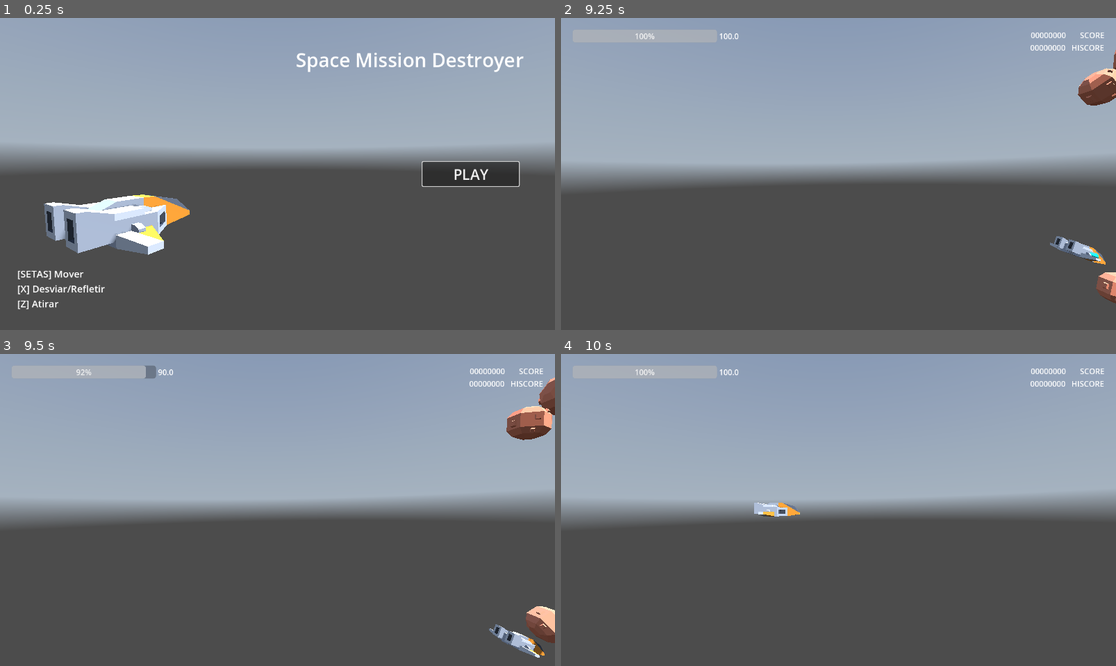
Above: before the commit, frames 1-4 (two rows, left to right).
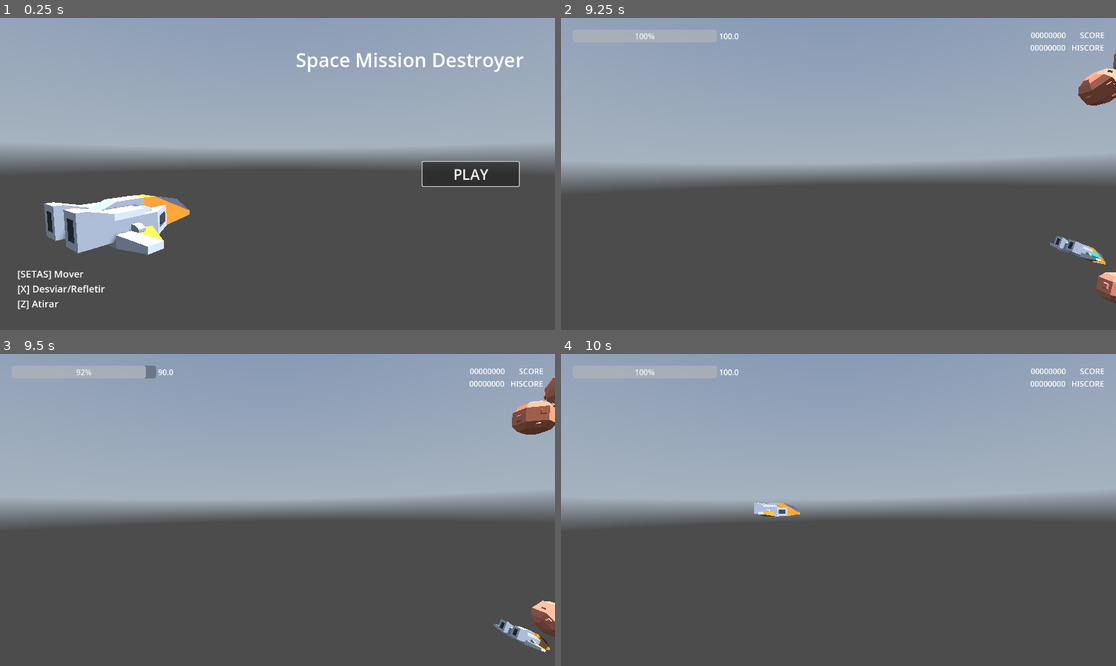
Above: after the commit, the same moments.

Repository: thomz2/smd-space-shooter
Game: Godot game, scene res://scenes/screens/main_menu.tscn
Two runs of this game, one before a commit and one after it. Both use one fixed random seed, a clock stepped at 60 frames per second and the inputs below. A sky picture missing from this copy of the repository is replaced by a grey-blue gradient.
Inputs (mouse positions are in pixels of both pictures, inside the frame that each line leads up to):
- Up to frame 1 (0.25 s): no input
- Up to frame 2 (9.25 s): click "PLAY" at 0.5 s; tap Enter at 1.25 s; move the mouse to (810, 236) at 1.27 s; hold Up (ui_up) 1.28-2.78 s; tap X (dodge) every 2.25 s from 1.35 to 8.1 s; move the mouse to (1005, 220) at 2.02 s; tap Z (shoot) at 2.1, 6.6 s; move the mouse to (672, 127) at 2.77 s; hold Left (ui_left) 2.78-4.28 s; tap R at 2.85, 5.1, 7.35 s; move the mouse to (866, 174) at 3.52 s; move the mouse to (755, 96) at 4.27 s; hold Down (ui_down) 4.28-5.03 s; hold Z (shoot) 4.28-5.03 s; move the mouse to (960, 158) at 5.02 s; hold Right (ui_right) 5.03-5.78 s; move the mouse to (727, 189) at 5.77 s; hold Up (ui_up) 5.78-6.53 s; move the mouse to (894, 105) at 6.52 s; hold Right (ui_right) 6.53-8.78 s; move the mouse to (810, 236) at 7.27 s; move the mouse to (1005, 220) at 8.02 s; move the mouse to (672, 127) at 8.77 s; hold Down (ui_down) from 8.78 s (still down); hold Z (shoot) from 8.78 s (still down)
- Up to frame 3 (9.5 s): keep holding Down (ui_down); keep holding Z (shoot)
- Up to frame 4 (10 s): move the mouse to (866, 510) at 9.52 s; release Down (ui_down) at 9.53 s; release Z (shoot) at 9.53 s; hold Left (ui_left) from 9.53 s (still down); tap R at 9.6 s

Frames 1-2 are identical in both runs. In frame 3, 1.6% of the frame differs, in the area x 88-100%, y 6-98%; in frame 4, nothing differs.

Commit message:
camera shake

Diff:
--- a/scenes/map/test_infinity.tscn
+++ b/scenes/map/test_infinity.tscn
@@ -1,9 +1,10 @@
-[gd_scene load_steps=8 format=3 uid="uid://blutrpxa4jgw8"]
+[gd_scene load_steps=9 format=3 uid="uid://blutrpxa4jgw8"]
 
 [ext_resource type="Environment" uid="uid://dmky6ixl1xvdh" path="res://assets/resources/space_environment.tres" id="1_7lg4x"]
 [ext_resource type="PackedScene" uid="uid://cvya6ox4fom6q" path="res://scenes/player/player.tscn" id="1_d7tgc"]
 [ext_resource type="Script" path="res://scripts/skybox_rotation.gd" id="2_psal4"]
 [ext_resource type="Script" path="res://scenes/enemies/spawner.gd" id="2_qjig3"]
+[ext_resource type="Script" path="res://scripts/camera_3d_shaker.gd" id="3_sai3f"]
 
 [sub_resource type="WorldBoundaryShape3D" id="WorldBoundaryShape3D_0lhwo"]
 
@@ -29,6 +30,9 @@
 transform = Transform3D(-4.37114e-08, 0, 1, 0, 1, 0, -1, 0, -4.37114e-08, 14.224, 0, 0)
 current = true
 fov = 53.4375
+
+[node name="Camera3DShaker" type="Node" parent="Camera3D"]
+script = ExtResource("3_sai3f")
 
 [node name="Player" parent="." instance=ExtResource("1_d7tgc")]
 
--- a/scenes/player/player.gd
+++ b/scenes/player/player.gd
@@ -44,6 +44,7 @@
 
 
 func _on_health_changed(_amount) -> void:
+	GameManager.shake_camera(0.5)
 	invincibility_timer = 1.0
 	$CollisionSFX.play()
 
--- a/scenes/screens/main_menu.tscn
+++ b/scenes/screens/main_menu.tscn
@@ -77,10 +77,6 @@
 [node name="HeadsUpDisplay" parent="Player" index="4"]
 visible = false
 
-[node name="ShootinSFX" parent="Player" index="5"]
-visible = false
-volume_db = -50.0
-
 [node name="PlayerTarget" type="Marker3D" parent="."]
 transform = Transform3D(1, -1.63245e-10, 1.09139e-11, 7.04592e-12, 1, 0, -1.09139e-11, 0, 1, -1.81153, 0.389235, -0.300709)
 
--- /dev/null
+++ b/scripts/camera_3d_shaker.gd
@@ -0,0 +1,88 @@
+class_name Camera3DShaker
+extends Node
+
+# How quickly to move through the noise
+@export var NOISE_SHAKE_SPEED: float = 30.0
+@export var NOISE_SWAY_SPEED: float = 1.0
+# Noise returns values in the range (-1, 1)
+# So this is how much to multiply the returned value by
+@export var NOISE_SHAKE_STRENGTH: float = 60.0
+@export var NOISE_SWAY_STRENGTH: float = 10.0
+# The starting range of possible offsets using random values
+@export var RANDOM_SHAKE_STRENGTH: float = 30.0
+# Multiplier for lerping the shake strength to zero
+@export var SHAKE_DECAY_RATE: float = 5.0
+
+enum ShakeType {
+	Random,
+	Noise,
+	Sway
+}
+
+@onready var camera: Camera3D = get_parent()
+
+@onready var noise = FastNoiseLite.new()
+# Used to keep track of where we are in the noise
+# so that we can smoothly move through it
+var noise_i: float = 0.0
+@onready var rand = RandomNumberGenerator.new()
+var shake_type: int = ShakeType.Random
+var shake_strength: float = 0.0
+
+func _ready() -> void:
+	rand.randomize()
+
+	# Randomize the generated noise
+	#noise.seed = rand.randi()
+	# Period affects how quickly the noise changes values
+	#noise.period = 2
+
+
+func shake():
+	pass
+
+
+func apply_random_shake(strength:float = RANDOM_SHAKE_STRENGTH) -> void:
+	shake_strength = strength
+	shake_type = ShakeType.Random
+
+#func apply_noise_shake() -> void:
+	#shake_strength = NOISE_SHAKE_STRENGTH
+	#shake_type = ShakeType.Noise
+	#
+#func apply_noise_sway() -> void:
+	#shake_type = ShakeType.Sway
+
+func _process(delta: float) -> void:
+	# Fade out the intensity over time
+	shake_strength = lerpf(shake_strength, 0, SHAKE_DECAY_RATE * delta)
+
+	var shake_offset: Vector2
+
+	match shake_type:
+		ShakeType.Random:
+			shake_offset = get_random_offset()
+		#ShakeType.Noise:
+			#shake_offset = get_noise_offset(delta, NOISE_SHAKE_SPEED, shake_strength)
+		#ShakeType.Sway:
+			#shake_offset = get_noise_offset(delta, NOISE_SWAY_SPEED, NOISE_SWAY_STRENGTH)
+
+	# Shake by adjusting camera.offset so we can move the camera around the level via it's position
+	#camera.offset = shake_offset
+	camera.h_offset = shake_offset.x
+	camera.v_offset = shake_offset.y
+
+#func get_noise_offset(delta: float, speed: float, strength: float) -> Vector2:
+	#noise_i += delta * speed
+	## Set the x values of each call to 'get_noise_2d' to a different value
+	## so that our x and y vectors will be reading from unrelated areas of noise
+	#return Vector2(
+		#noise.get_noise_2d(1, noise_i) * strength,
+		#noise.get_noise_2d(100, noise_i) * strength
+	#)
+
+func get_random_offset() -> Vector2:
+	return Vector2(
+		rand.randf_range(-shake_strength, shake_strength),
+		rand.randf_range(-shake_strength, shake_strength)
+	)
--- a/scripts/singleton/game_manager.gd
+++ b/scripts/singleton/game_manager.gd
@@ -27,3 +27,11 @@
 func reset_level() -> void:
 	score = 0
 	get_tree().reload_current_scene()
+
+
+
+func shake_camera(strength:float) -> void:
+	var camera : Camera3D = get_viewport().get_camera_3d()
+	for child in camera.get_children():
+		if child is Camera3DShaker:
+			child.apply_random_shake(strength)
